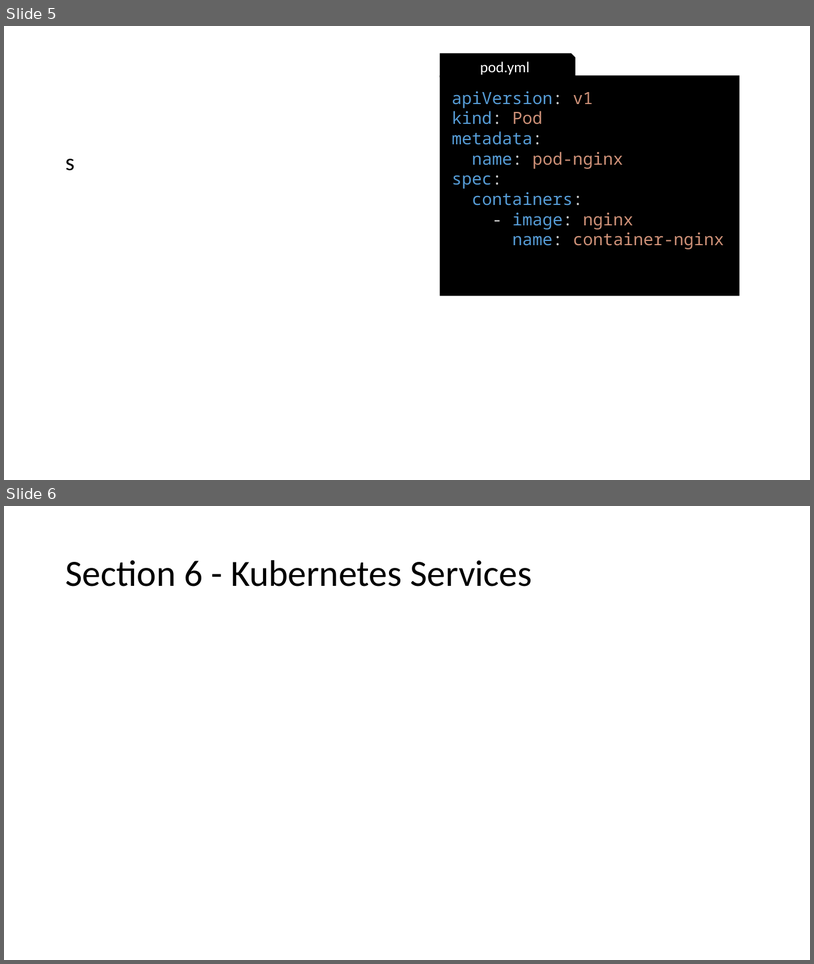
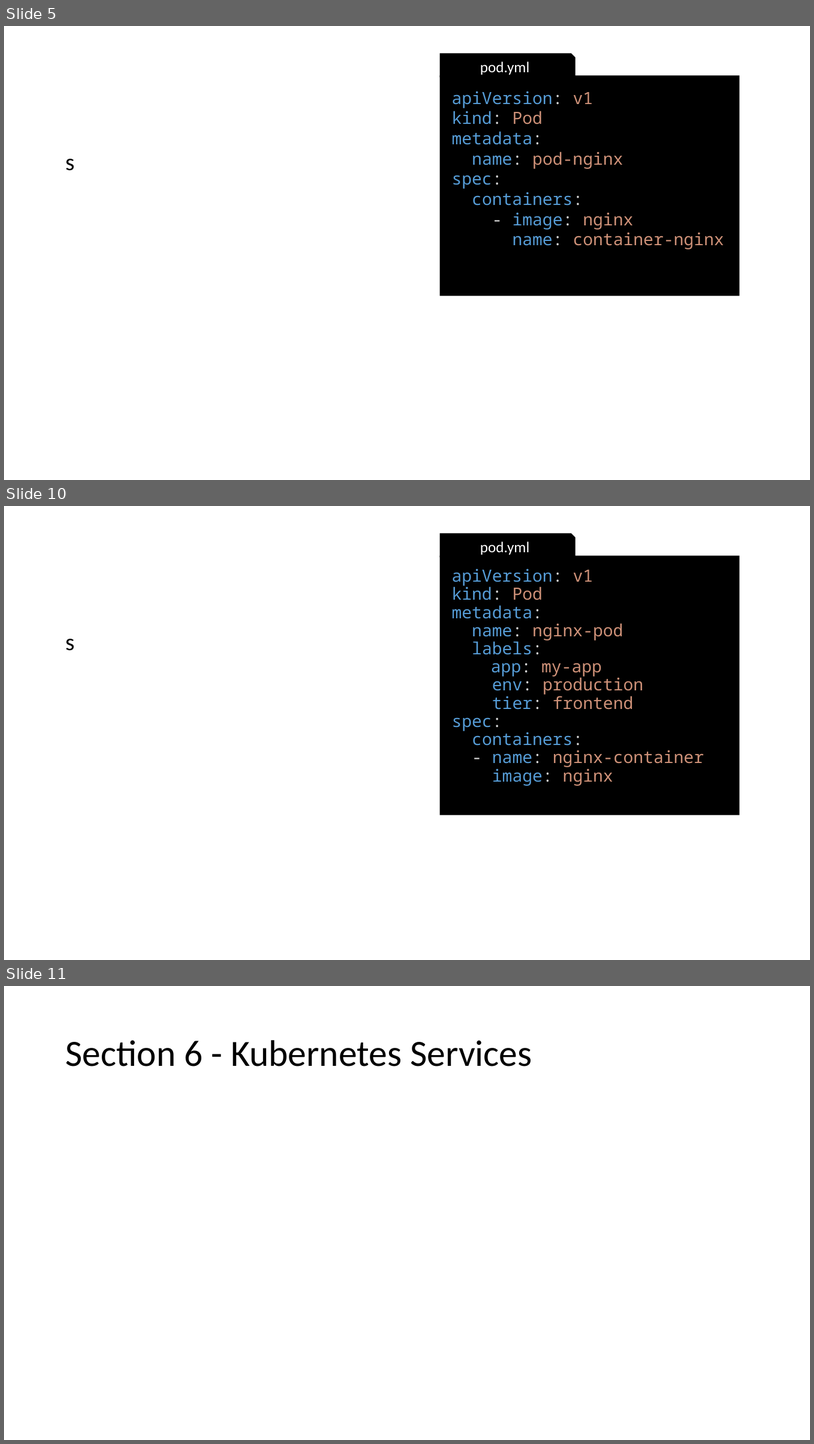
Before and after one commit to gerassimos/kgs, a slide deck: docs/images/slides_images.pptx. Shown one above the other, each under a label of ours: slides 5 and 6 before the commit, slides 5, 10 and 11 after it; the slides between them are not shown. The pictures are 814x964 and 814x1444 pixels, drawn with LibreOffice and Linux fonts; fonts in the diff are those of the drawing. Boxes give left, top, right and bottom in pixels: in the first picture for what was removed or moved away, otherwise in the second. Text is boxed around its words. In the diff, an @@ line names an element or a change of style, - is before the commit and + after.

```diff
--- a/docs/images/slides_images.pptx
+++ b/docs/images/slides_images.pptx
@@ slide 10 added at [4,506,810,960], background #FFFFFF @@
@@ snip rect added at [441,534,576,557], fill #000000, outline #000000 1 pt, 18 pt, text #FFFFFF @@
+pod.yml
@@ rectangle added at [440,556,740,815], fill #000000, 20 pt, text #569CD6 @@
+apiVersion: v1
+kind: Pod
+metadata:
+name: nginx-pod
+labels:
+app: my-app
+env: production
+tier: frontend
+spec:
+containers:
+- name: nginx-container
+image: nginx
@@ text added at [65,639,74,651], 28 pt, text #000000 @@
+s
@@ what was slide 6 is now slide 11 @@
```
Also in this commit, not shown: 4 other slides added, 7 other files.
